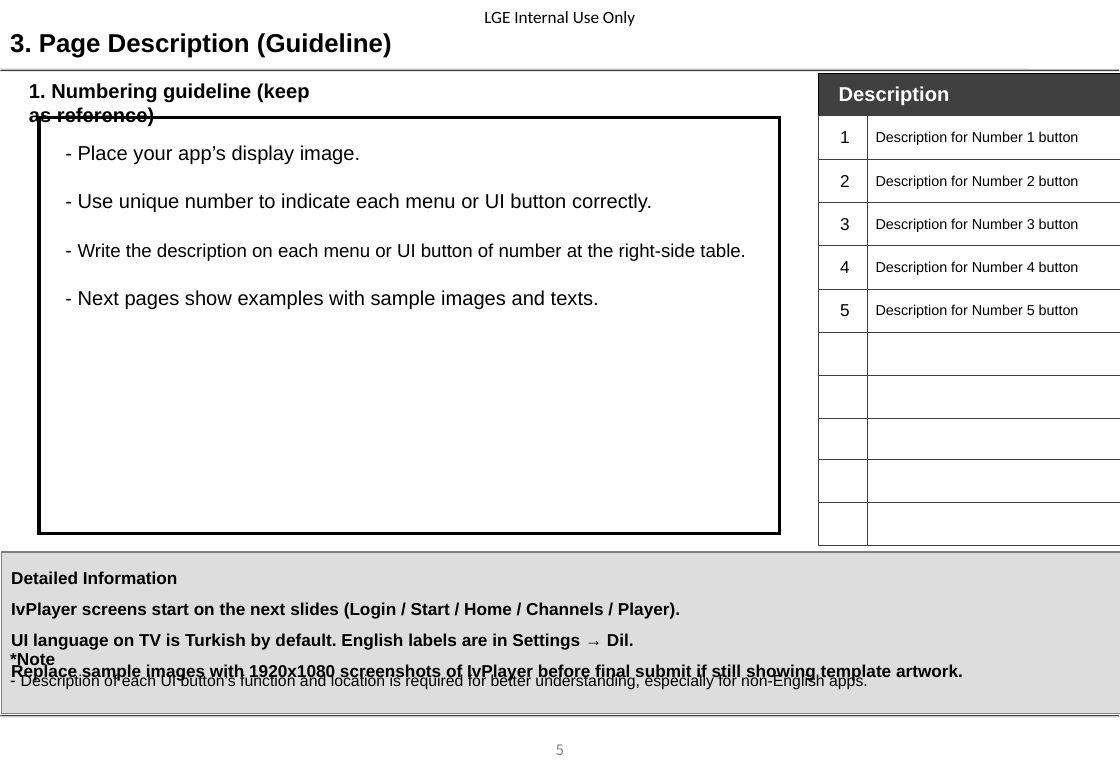
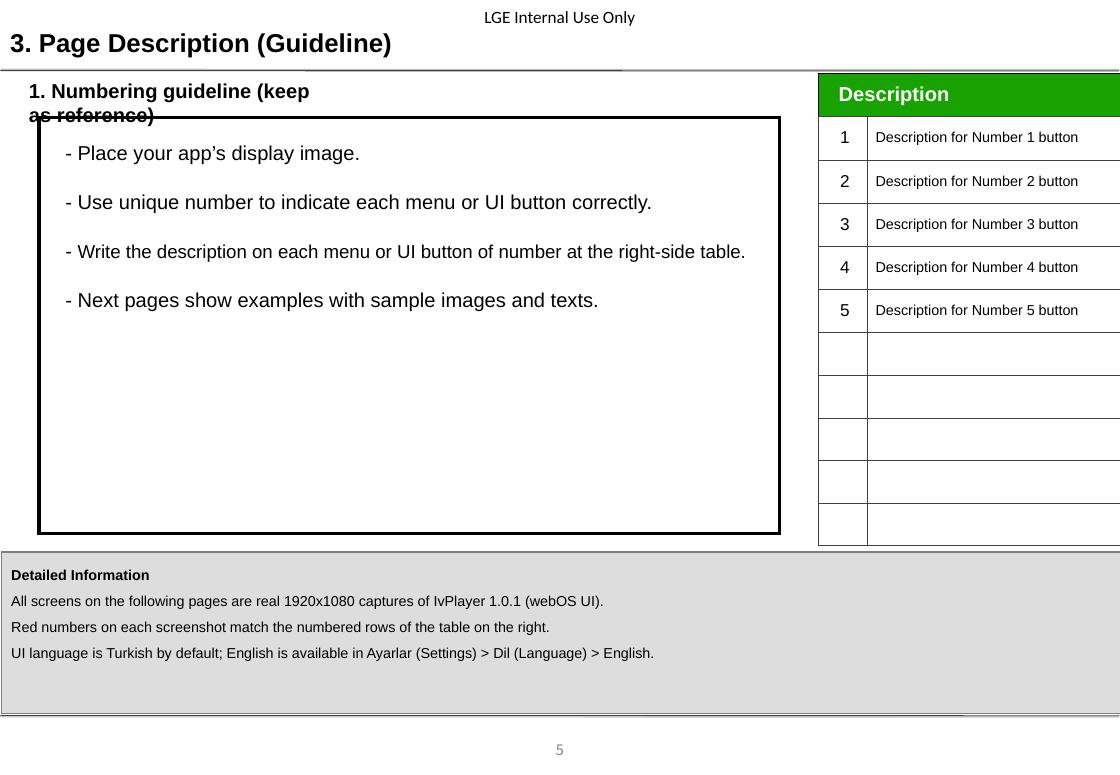
Before and after one commit to zhenon10/StreamBox, a slide deck: slide 5 of docs/lg-content-store/IvPlayer-UX-Scenario-4.4.ppt. Drawn at 1120x775 pixels with LibreOffice and Linux fonts; fonts in the diff are those of the drawing; background and template pictures are left out. Boxes give left, top, right and bottom in pixels: in the first picture for what was removed or moved away, otherwise in the second. Text is boxed around its words. In the diff, an @@ line names an element or a change of style, - is before the commit and + after.

```diff
--- a/docs/lg-content-store/IvPlayer-UX-Scenario-4.4.ppt
+++ b/docs/lg-content-store/IvPlayer-UX-Scenario-4.4.ppt
@@ table at [818,72,1120,546] @@
@@ fill #404040 to #18A303 in row 1, column 1 @@
@@ borders changed @@
@@ text in rectangle at [11,569,150,580]: size 12 to 10 pt in "Detailed Information" @@
@@ text in rectangle at [11,595,654,661]: text changed; size 12 to 10 pt; bold off @@
-IvPlayer screens start on the next slides (Login / Start / Home / Channels / Player).
-UI language on TV is Turkish by default. English labels are in Settings → Dil.
-Replace sample images with 1920x1080 screenshots of IvPlayer before final submit if still showing template artwork.
+All screens on the following pages are real 1920x1080 captures of IvPlayer 1.0.1 (webOS UI).
+Red numbers on each screenshot match the numbered rows of the table on the right.
+UI language is Turkish by default; English is available in Ayarlar (Settings) > Dil (Language) > English.
@@ text removed at [10,653,868,690] @@
-*Note
-- Description of each UI button’s function and location is required for better understanding, especially for non-English apps.
```
Also in this commit, not shown: 11 other slides changed, 13 slides added, 3 slides removed.
